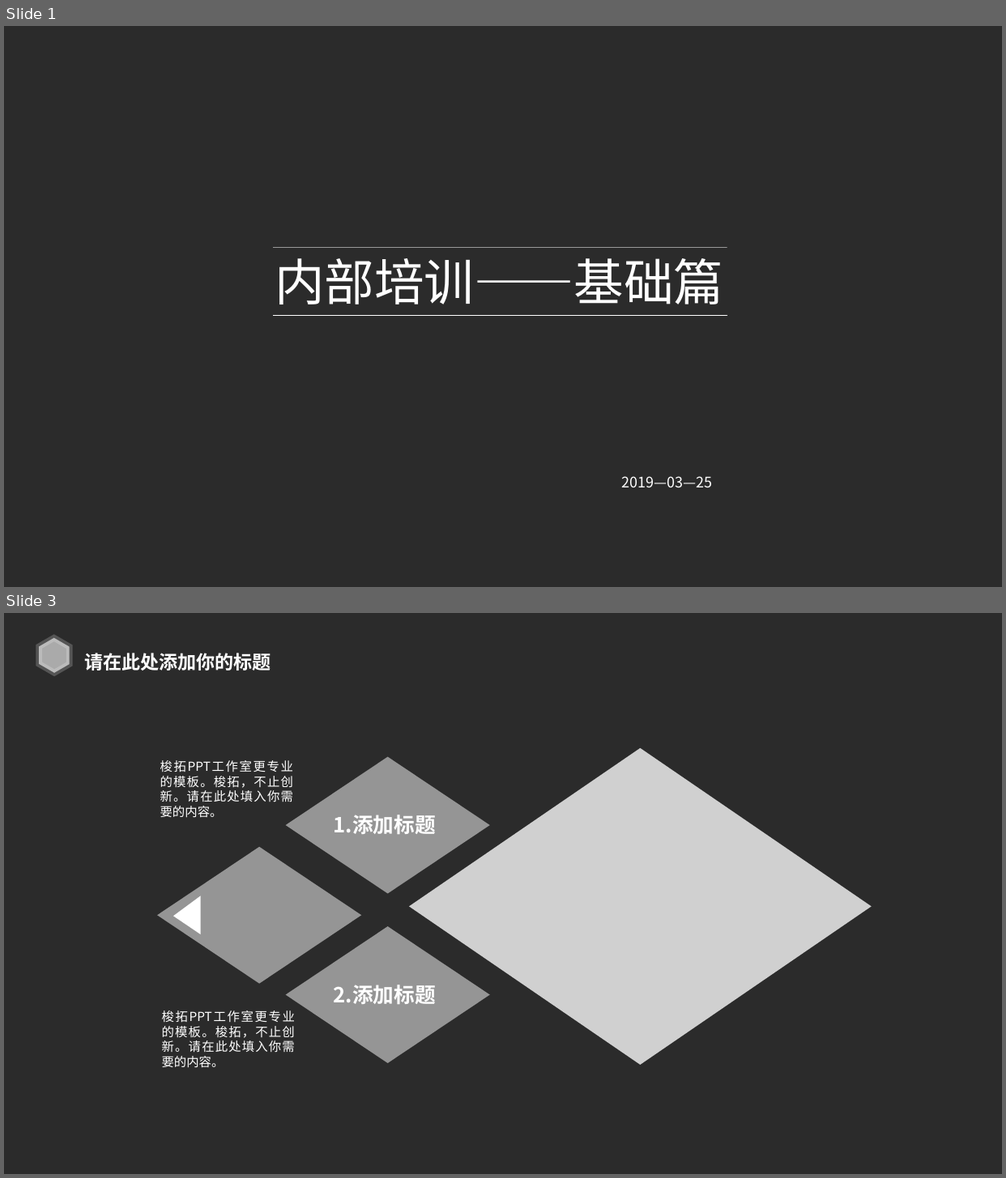
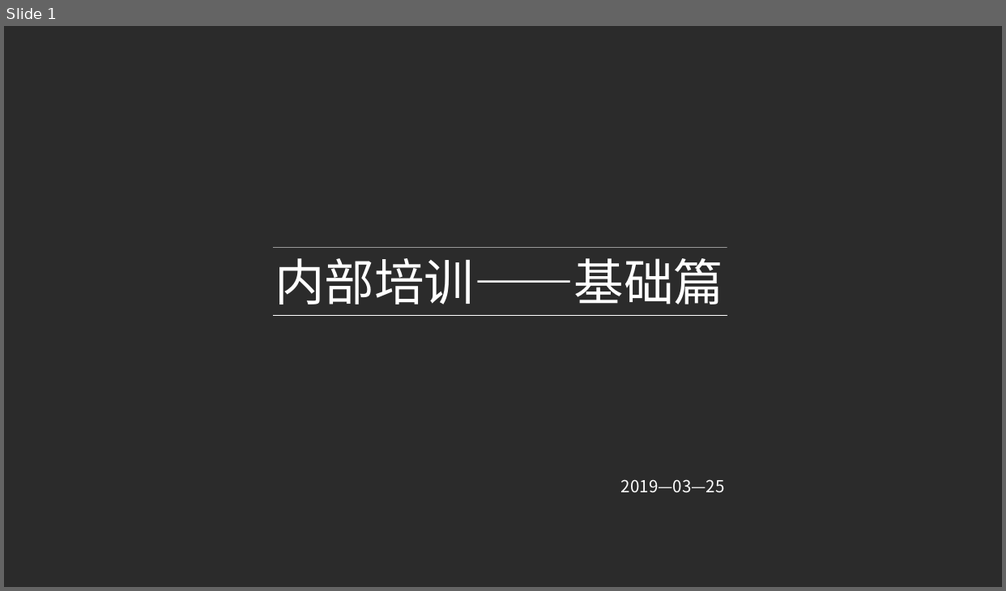
Before and after one commit to SilenceLoveLt/WorkSpaceNew, a slide deck: 工作/内部培训.pptx. Shown one above the other, each under a label of ours: slides 1 and 3 before the commit, slide 1 after it; the slides between them are not shown. The pictures are 1006x1178 and 1006x591 pixels, drawn with LibreOffice and Linux fonts; fonts in the diff are those of the drawing; grey boxes stand for pictures; background and template pictures are left out; a plain dark background stands for a picture behind light text. Boxes give left, top, right and bottom in pixels: in the first picture for what was removed or moved away, otherwise in the second. Text is boxed around its words. In the diff, an @@ line names an element or a change of style, - is before the commit and + after.

```diff
--- a/工作/内部培训.pptx
+++ b/工作/内部培训.pptx
@@ slide 3 removed at [4,613,1002,1174], background picture (left out) @@
@@ hexagon removed at [32,633,77,677] @@
@@ text removed at [84,653,271,671] @@
-请在此处添加你的标题
@@ diamond removed at [286,756,490,894] @@
@@ picture removed at [409,748,872,1065] @@
@@ text removed at [160,760,293,818] @@
-梭拓PPT工作室更专业的模板。梭拓，不止创新。请在此处填入你需要的内容。
@@ text removed at [334,815,436,834] @@
-1.添加标题
@@ diamond removed at [157,846,362,983] @@
@@ freeform shape removed at [173,896,200,935] @@
@@ diamond removed at [286,926,490,1063] @@
@@ text removed at [334,985,436,1004] @@
-2.添加标题
@@ text removed at [162,1011,295,1068] @@
-梭拓PPT工作室更专业的模板。梭拓，不止创新。请在此处填入你需要的内容。
@@ slide 1 changed as well @@
@@ text "2019—03—25" at [621,480,725,493]: size 14 to 16 pt @@
```
Also in this commit, not shown: 3 other slides changed, 3 slides added, 2 other slides removed, 16 other files.
